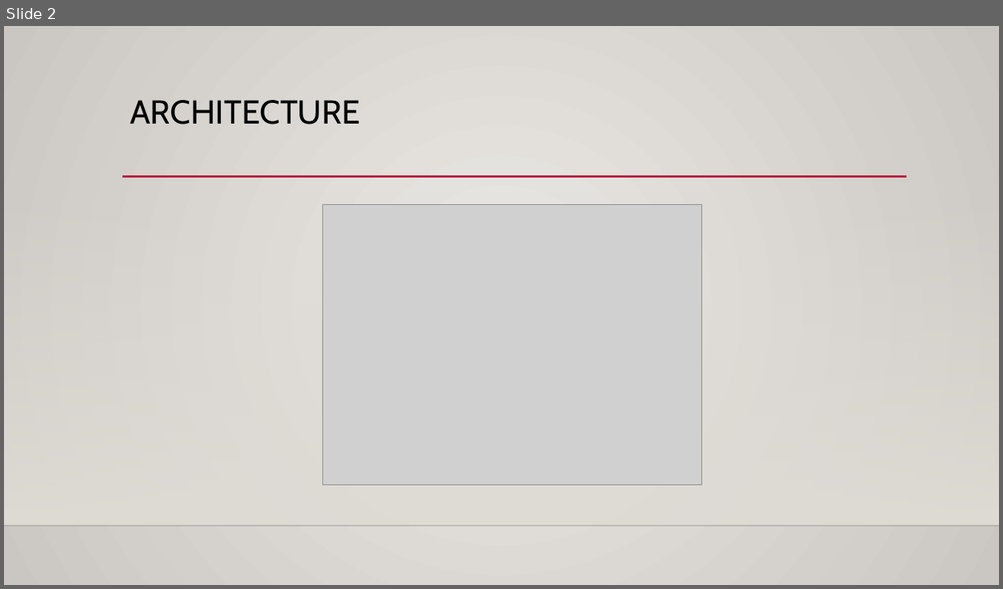
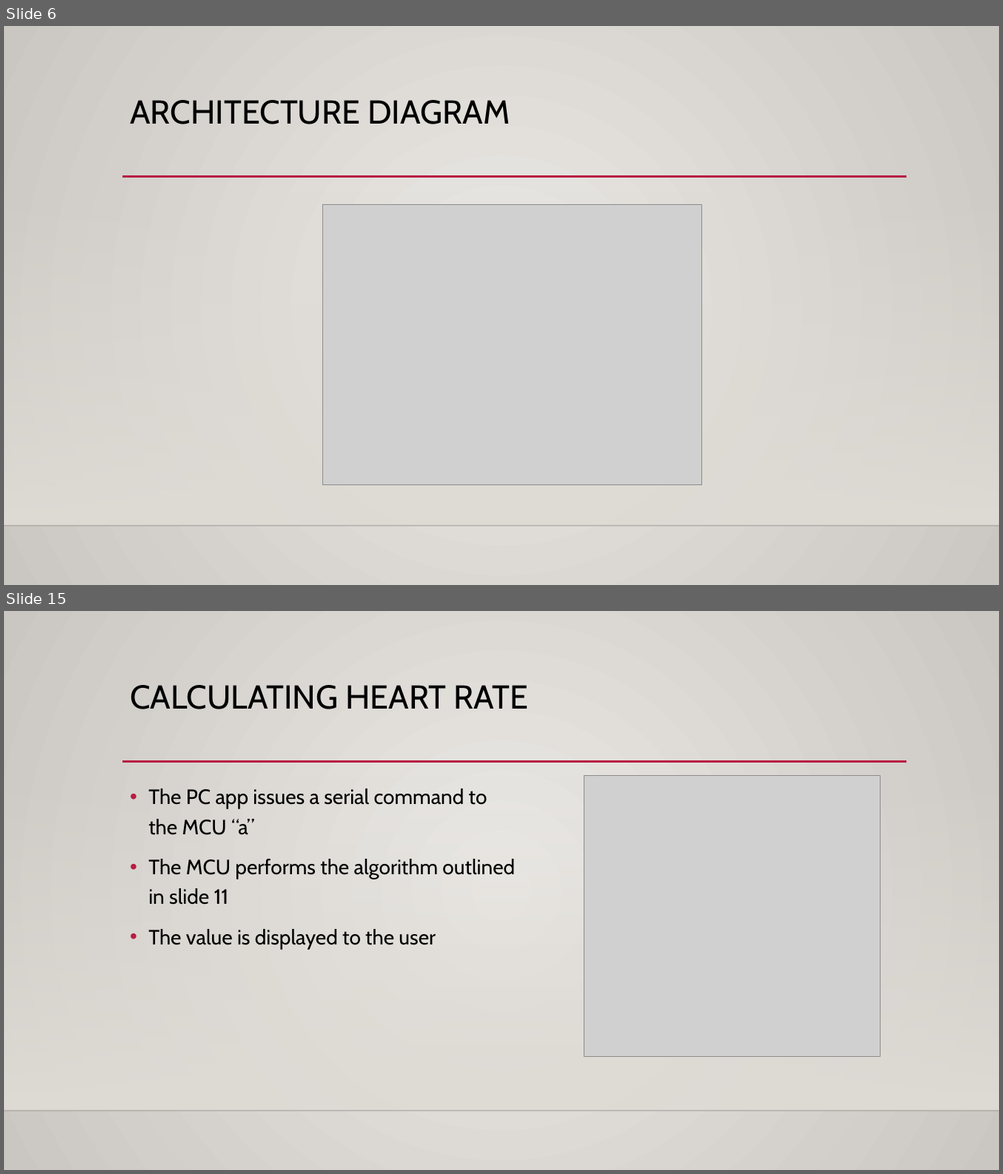
Before and after one commit to theRadFad/HeartMonitor, a slide deck: ECG Heart Monitor.pptx. Shown one above the other, each under a label of ours: slide 2 before the commit, slides 6 and 15 after it; the slides between them are not shown. The pictures are 1003x589 and 1003x1174 pixels, drawn with LibreOffice and Linux fonts; fonts in the diff are those of the drawing; grey boxes stand for pictures; background and template pictures are left out. Boxes give left, top, right and bottom in pixels: in the first picture for what was removed or moved away, otherwise in the second. Text is boxed around its words. In the diff, an @@ line names an element or a change of style, - is before the commit and + after.

```diff
--- a/ECG Heart Monitor.pptx
+++ b/ECG Heart Monitor.pptx
@@ slide 15 added at [4,611,999,1170], background gradient #ECEAE7 to #CAC7C1; not listed: 3 template elements that a slide beside it also shows @@
@@ title added at [130,685,529,709], 32 pt, text #000000 @@
+CALCULATING HEART RATE
@@ picture added at [583,775,880,1056] @@
@@ text added at [148,789,515,949], 20 pt, text #000000 @@
+• The PC app issues a serial command to the MCU “a”
+• The MCU performs the algorithm outlined in slide 11
+• The value is displayed to the user
@@ what was slide 2 is now slide 6 @@
@@ slide 6 changed as well @@
@@ title at [130,100,509,124]: text changed @@
-ARCHITECTURE
+ARCHITECTURE DIAGRAM
```
Also in this commit, not shown: 1 other slide changed, 12 other slides added.
